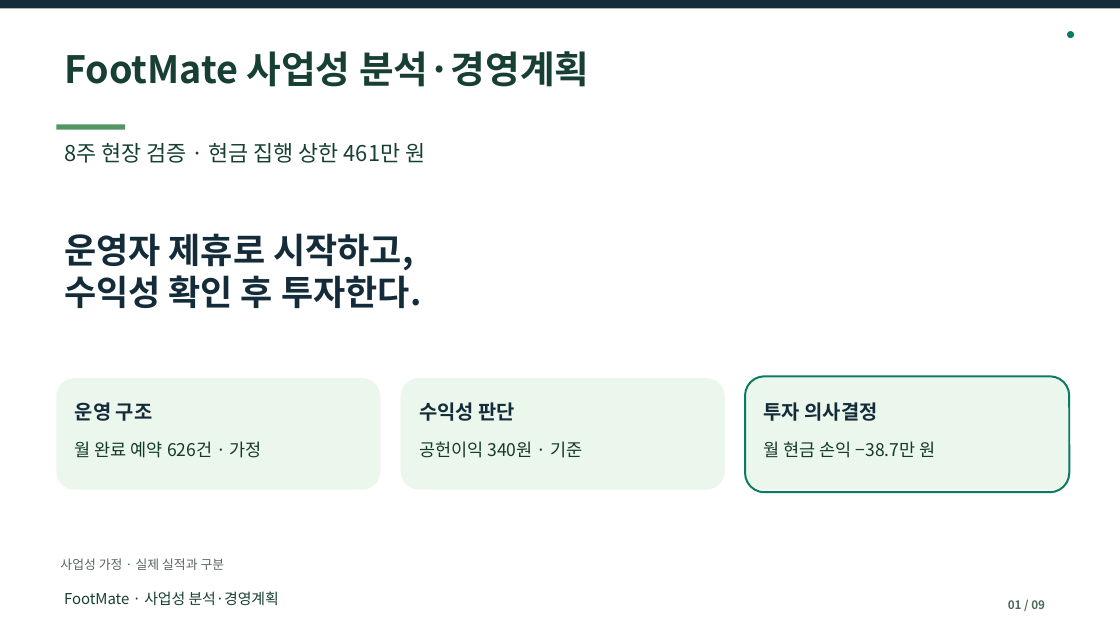
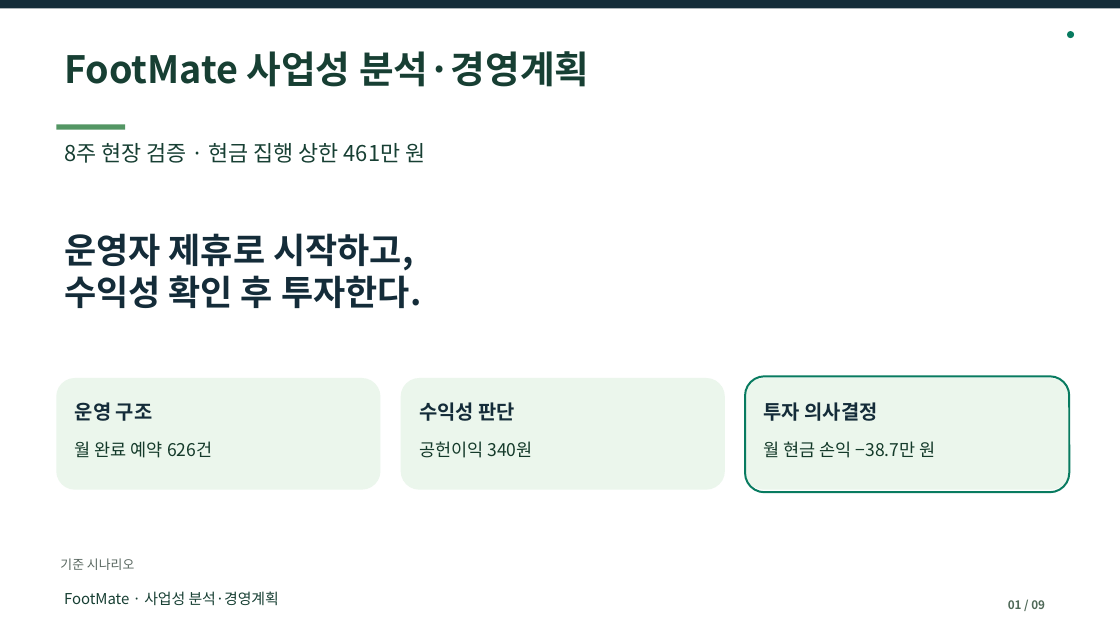
Before and after one commit to dohyunkimmm/footmate-case-study, a slide deck: slide 1 of src/case-study/downloads/footmate_report.pptx. Drawn at 1120x630 pixels with LibreOffice and Linux fonts; fonts in the diff are those of the drawing. Boxes give left, top, right and bottom in pixels: in the first picture for what was removed or moved away, otherwise in the second. Text is boxed around its words. In the diff, an @@ line names an element or a change of style, - is before the commit and + after.

Commit message:
Simplify FootMate report and presentation wording (#24)

```diff
--- a/src/case-study/downloads/footmate_report.pptx
+++ b/src/case-study/downloads/footmate_report.pptx
@@ text at [75, 441, 212, 458]: text changed @@
-월 완료 예약 626건 · 가정
+월 완료 예약 626건
@@ text at [419, 441, 532, 458]: text changed @@
-공헌이익 340원 · 기준
+공헌이익 340원
@@ text at [60, 558, 134, 570]: text changed @@
-사업성 가정 · 실제 실적과 구분
+기준 시나리오
```
Also in this commit, not shown: 1 other slide changed, 9 other files.
